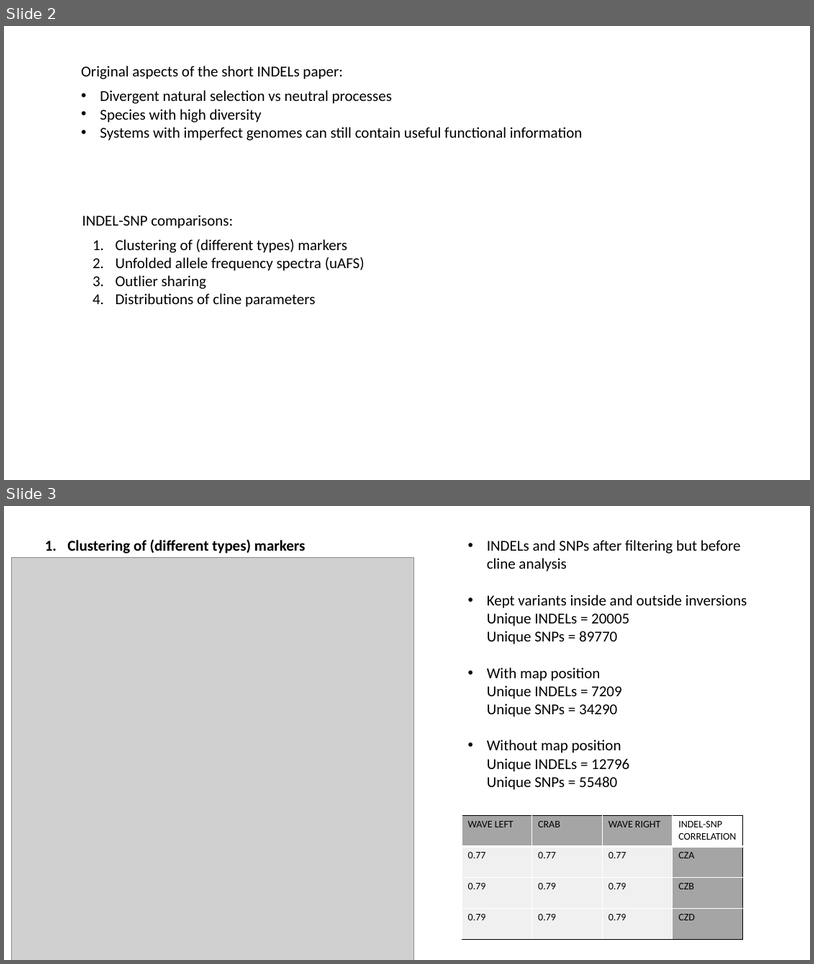
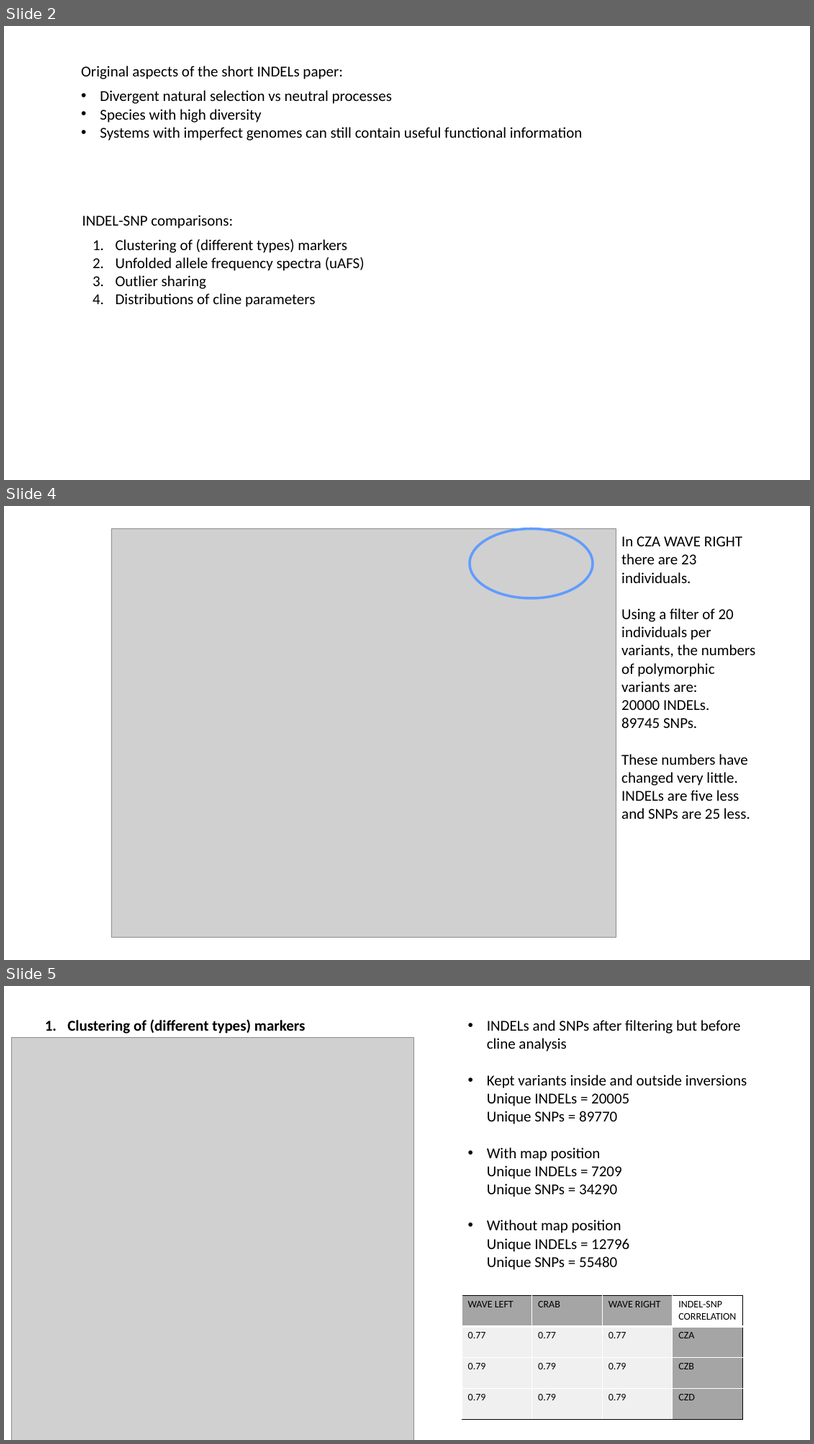
Before and after one commit to sam0per/Littorina_saxatilis_short_variants, a slide deck: short_genetic_variants/docs/short_indels_v02.pptx. Shown one above the other, each under a label of ours: slides 2 and 3 before the commit, slides 2, 4 and 5 after it; the slides between them are not shown. The pictures are 814x964 and 814x1444 pixels, drawn with LibreOffice and Linux fonts; fonts in the diff are those of the drawing; grey boxes stand for pictures. Boxes give left, top, right and bottom in pixels: in the first picture for what was removed or moved away, otherwise in the second. Text is boxed around its words. In the diff, an @@ line names an element or a change of style, - is before the commit and + after.

```diff
--- a/short_genetic_variants/docs/short_indels_v02.pptx
+++ b/short_genetic_variants/docs/short_indels_v02.pptx
@@ slide 4 added at [4, 506, 810, 960], background #FFFFFF @@
@@ picture added at [112, 529, 615, 937] @@
@@ ellipse added at [470, 529, 593, 599], outline #619CFF 3 pt @@
@@ text added at [622, 536, 756, 818], 18 pt, text #000000 @@
+In CZA WAVE RIGHT there are 23 individuals.
+Using a filter of 20 individuals per variants, the numbers of polymorphic variants are:
+20000 INDELs.
+89745 SNPs.
+These numbers have changed very little. INDELs are five less and SNPs are 25 less.
@@ what was slide 3 is now slide 5 @@
```
Also in this commit, not shown: 1 other slide added, 3 other files.
